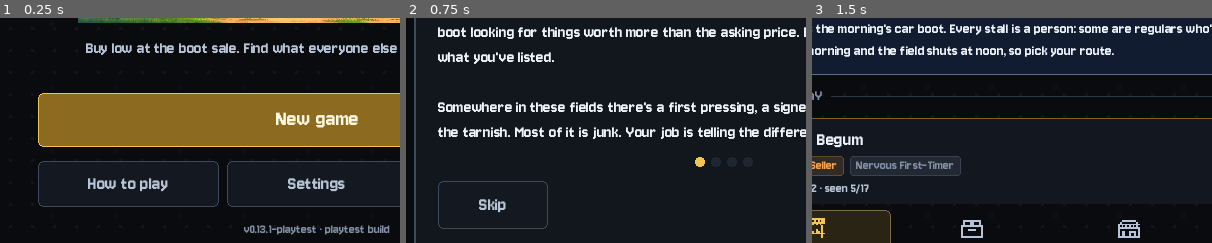
Above: before the commit, frames 1-3 (left to right).
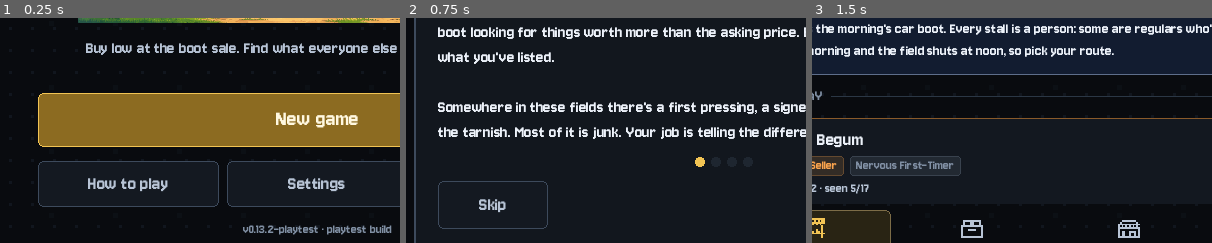
Above: after the commit, the same moments.

Repository: wmilburn1997-ai/car-boot-reseller
Game: Godot game, scene res://Main.tscn
The game is run twice, just before and just after one commit, with the same random seed, the same clock (stepped at 60 frames per second) and the same inputs. Sound files missing from this copy of the repository are replaced by a short silence.
Inputs:
- Up to frame 1 (0.25 s): no input
- Up to frame 2 (0.75 s): click "New game" at 0.5 s
- Up to frame 3 (1.5 s): click "Skip" at 1.25 s
The pictures show only the part of the screen within x 10-60%, y 43-93%; the shares and areas given below are measured in that part.

The runs differ from the first frame. In frame 1, 0.8% of the frame differs, in the area x 60-98%, y 92-97%; in frame 2, nothing differs; in frame 3, nothing differs.

Commit message:
0.13.2 Out of the way: click-through roll cards and toasts, slim roll bar docked in the sidebar (Auto/Full/Slim/Off), fewer PC toasts; web build
Co-Authored-By: Claude Opus 5.5 <noreply@anthropic.com>
Claude-Session: https://claude.ai/code/session_01QfAbhbYbcoMmN5b1o8qV2n

Diff:
--- a/main.gd
+++ b/main.gd
@@ -7,7 +7,7 @@
 var run_seed = 0
 var forced_run_seed = -1   # tools set this for reproducible runs
 
-const GAME_VERSION = "0.13.1-playtest"
+const GAME_VERSION = "0.13.2-playtest"
 const STARTING_CASH = 300.0
 const SAVE_PATH = "user://savegame.json"
 # Tools can point the game at another save file (CBR_SAVE=user://x.json) so parallel test runs don't collide.
@@ -3344,6 +3344,9 @@
 var fullscreen = false
 var show_rng_toasts = false
 var show_rolls = true
+# Roll cards: "auto" (the full key the first few times per kind, then slim), "full", "slim" or "off".
+var roll_mode = "auto"
+var roll_seen = {}
 
 func load_settings():
 	var cfg = ConfigFile.new()
@@ -3356,6 +3359,12 @@
 	fullscreen = to_bool(cfg.get_value("display", "fullscreen", false))
 	show_rng_toasts = to_bool(cfg.get_value("gameplay", "show_dice_popups", false))
 	show_rolls = to_bool(cfg.get_value("gameplay", "show_rolls", true))
+	roll_mode = str(cfg.get_value("gameplay", "roll_mode", "auto" if show_rolls else "off"))
+	if not roll_mode in ["auto", "full", "slim", "off"]:
+		roll_mode = "auto"
+	show_rolls = roll_mode != "off"
+	var rs = cfg.get_value("gameplay", "roll_seen", {})
+	roll_seen = rs if typeof(rs) == TYPE_DICTIONARY else {}
 	music_volume = float(cfg.get_value("audio", "music_volume", 0.5))
 	var ts = cfg.get_value("gameplay", "tips_seen", {})
 	tips_seen = ts if typeof(ts) == TYPE_DICTIONARY else {}
@@ -3369,6 +3378,8 @@
 	cfg.set_value("display", "fullscreen", fullscreen)
 	cfg.set_value("gameplay", "show_dice_popups", show_rng_toasts)
 	cfg.set_value("gameplay", "show_rolls", show_rolls)
+	cfg.set_value("gameplay", "roll_mode", roll_mode)
+	cfg.set_value("gameplay", "roll_seen", roll_seen)
 	cfg.set_value("gameplay", "tips_seen", tips_seen)
 	cfg.save(SETTINGS_PATH)
 
@@ -3504,6 +3515,12 @@
 	return "\n".join(lines)
 
 var patch_notes = [
+	{"version": "0.13.2: Out of the way", "notes": [
+		"Roll cards and notices never block a click: tap or click straight through them.",
+		"After the first few rolls of each kind, the card shrinks to a slim bar: zones, the number, one line of result. On PC it sits in the sidebar, clear of the stalls and the Buy button.",
+		"Settings → Roll cards: Auto, Full, Slim or Off.",
+		"Fewer, shorter notices on PC (two at a time).",
+	]},
 	{"version": "0.13.1: Rare rolls", "notes": [
 		"Every roll card now has a key: each zone of the bar is labelled with the roll you need and what it gets you, before the marker lands.",
 		"Rarer outcomes sit inside the hit zone. Research and deep research: under 10 is a Rare find (one extra hidden detail, or your fee back), under 2 is the Jackpot (everything, fee back).",
@@ -3860,7 +3877,15 @@
 	if sim_mode or ui == null or entries.size() == 0:
 		return
 	if show_rolls:
-		ui.roll_card(title, entries, text)
+		var slim = roll_mode == "slim"
+		if roll_mode == "auto":
+			# Learn it properly a few times, then it gets out of the way.
+			var n = int(roll_seen.get(title, 0))
+			slim = n >= 3
+			if n < 3:
+				roll_seen[title] = n + 1
+				save_settings()
+		ui.roll_card(title, entries, text, slim)
 	else:
 		add_toast(text, "info")
 
--- a/scripts/ui/scr_meta.gd
+++ b/scripts/ui/scr_meta.gd
@@ -371,9 +371,19 @@
 	v.add_child(toggle_row("Sound effects", g.sfx_enabled, func(on):
 		g.sfx_enabled = on
 		g.save_settings()))
-	v.add_child(toggle_row("Show the roll for every gamble", g.show_rolls, func(on):
-		g.show_rolls = on
-		g.save_settings()))
+	var rm = k.hbox(6)
+	var rml = k.label("Roll cards", "m", k.TEXT2)
+	k.expand(rml)
+	rm.add_child(rml)
+	for o in [["auto", "Auto"], ["full", "Full"], ["slim", "Slim"], ["off", "Off"]]:
+		var key = o[0]
+		rm.add_child(k.button(o[1], "tab_on" if g.roll_mode == key else "ghost", func():
+			g.roll_mode = key
+			g.show_rolls = key != "off"
+			g.save_settings()
+			g.call_deferred("_ui_rerender"), "", "s"))
+	v.add_child(rm)
+	v.add_child(k.label("Auto shows the full key the first few times you make each kind of roll, then a slim bar. Clicks always go straight through.", "xs", k.TEXT3, true))
 	v.add_child(toggle_row("Also list every dice roll as a toast", g.show_rng_toasts, func(on):
 		g.show_rng_toasts = on
 		g.save_settings()))
--- a/scripts/ui/ui_root.gd
+++ b/scripts/ui/ui_root.gd
@@ -872,9 +872,10 @@
 	r.custom_minimum_size = Vector2(0, 0)
 	h.add_child(r)
 	p.add_child(h)
-	p.gui_input.connect(_toast_input.bind(p))
+	# Toasts never take a click: tap straight through them.
+	ignore_mouse(p)
 	toast_box.add_child(p)
-	var maxn = 1 if mobile else 3
+	var maxn = 1 if mobile else 2
 	while toast_box.get_child_count() > maxn:
 		var old = toast_box.get_child(0)
 		toast_box.remove_child(old)
@@ -882,7 +883,7 @@
 	p.modulate = Color(1, 1, 1, 0)
 	var tw = p.create_tween()
 	tw.tween_property(p, "modulate", Color(1, 1, 1, 1), 0.15)
-	tw.tween_interval(3.2 if kind != "rng" else 2.2)
+	tw.tween_interval(2.8 if kind != "rng" else 2.0)
 	tw.tween_property(p, "modulate", Color(1, 1, 1, 0), 0.35)
 	tw.tween_callback(p.queue_free)
 
@@ -891,8 +892,26 @@
 		p.queue_free()
 
 # --- roll cards: the visible dice ------------------------------------------------------
-func position_rolls():
+func position_rolls(slim = false):
 	if roll_box == null:
+		return
+	roll_box.grow_vertical = Control.GROW_DIRECTION_END
+	if slim and not mobile and nav_box != null and is_instance_valid(nav_box) and hud_refs.has("goal_box") and is_instance_valid(hud_refs["goal_box"]):
+		# PC: the slim bar sits in the sidebar, just above the goal card, clear of the stalls and the Buy button.
+		var nr = nav_box.get_global_rect()
+		var gr = hud_refs["goal_box"].get_parent().get_global_rect()
+		var o = overlay.get_global_rect().position
+		var sc = overlay.get_global_transform().get_scale()
+		roll_box.anchor_left = 0.0
+		roll_box.anchor_right = 0.0
+		roll_box.anchor_top = 0.0
+		roll_box.anchor_bottom = 0.0
+		roll_box.offset_left = (nr.position.x - o.x) / sc.x
+		roll_box.offset_right = roll_box.offset_left + nr.size.x / sc.x
+		roll_box.offset_top = (gr.position.y - o.y) / sc.y - 8.0
+		roll_box.offset_bottom = roll_box.offset_top
+		roll_box.grow_vertical = Control.GROW_DIRECTION_BEGIN
+		roll_box.custom_minimum_size = Vector2(nr.size.x / sc.x, 0)
 		return
 	var w = (logical.x - 20.0) if mobile else 420.0
 	roll_box.anchor_left = 0.5
@@ -959,11 +978,141 @@
 		nodes[r[0]] = h
 	return [lv, nodes]
 
-func roll_card(title, entries, text):
+func ignore_mouse(n):
+	# Every node in a roll card lets clicks through to the game underneath.
+	if n is Control:
+		n.mouse_filter = Control.MOUSE_FILTER_IGNORE
+	for c in n.get_children():
+		ignore_mouse(c)
+
+func clear_rolls():
 	if roll_box == null or not is_instance_valid(roll_box):
 		return
+	for c in roll_box.get_children():
+		roll_box.remove_child(c)
+		c.queue_free()
+
+func roll_card_slim(title, entries, text):
+	# The quiet version for busy play: one thin bar per roll, the number, a line of result. Never blocks a click.
+	clear_rolls()
+	position_rolls(true)
+	# The screen rebuilds after the action; place the bar once the new sidebar has its size.
+	g.get_tree().process_frame.connect(func(): position_rolls(true), CONNECT_ONE_SHOT)
+	g.get_tree().create_timer(0.05).timeout.connect(func(): position_rolls(true))
+	var cw = roll_box.custom_minimum_size.x
+	var p = PanelContainer.new()
+	var st = k.sbox(Color(0.05, 0.065, 0.09, 0.93), k.LINE2, 8, 1, 8)
+	st.shadow_color = Color(0, 0, 0, 0.4)
+	st.shadow_size = 6
+	p.add_theme_stylebox_override("panel", st)
+	p.mouse_filter = Control.MOUSE_FILTER_IGNORE
+	var v = k.vbox(4)
+	v.mouse_filter = Control.MOUSE_FILTER_IGNORE
+	p.add_child(v)
+	var many = entries.size() >= 4
+	var bar_h = 6.0 if many else 10.0
+	var label_w = 52.0 if entries.size() > 1 else 0.0
+	var bar_w = cw - 18.0 - label_w - (6.0 if label_w > 0.0 else 0.0)
+	var delay = 0.0
+	var best_special = false
+	var head = k.hbox(6)
+	head.add_child(k.label(str(title), "xs", k.GOLD))
+	var hr = k.label("", "xs", k.TEXT2)
+	hr.horizontal_alignment = HORIZONTAL_ALIGNMENT_RIGHT
+	k.expand(hr)
+	head.add_child(hr)
+	v.add_child(head)
+	if entries.size() == 1:
+		hr.text = "%s%% to hit" % g.luck.pct_text(float(entries[0]["chance"]))
+	for e in entries:
+		var row = k.hbox(6)
+		row.mouse_filter = Control.MOUSE_FILTER_IGNORE
+		if label_w > 0.0:
+			var nl = k.label(str(e.get("label", "")), "xs", k.TEXT3)
+			nl.custom_minimum_size = Vector2(label_w, 0)
+			nl.clip_text = true
+			row.add_child(nl)
+		var bar = Control.new()
+		bar.custom_minimum_size = Vector2(bar_w, bar_h)
+		bar.size_flags_vertical = Control.SIZE_SHRINK_CENTER
+		bar.mouse_filter = Control.MOUSE_FILTER_IGNORE
+		var bg = ColorRect.new()
+		bg.color = ROLL_MISS
+		bg.size = Vector2(bar_w, bar_h)
+		bg.mouse_filter = Control.MOUSE_FILTER_IGNORE
+		bar.add_child(bg)
+		var bands = roll_bands(e)
+		var lo = 0.0
+		for b in bands:
+			var up = clamp(float(b[1]), 0.0, 1.0)
+			if up <= lo:
+				continue
+			var z = ColorRect.new()
+			z.color = band_color(b[2]).darkened(0.3)
+			z.position = Vector2(bar_w * lo, 0)
+			z.size = Vector2(max(3.0, bar_w * (up - lo)), bar_h)
+			z.mouse_filter = Control.MOUSE_FILTER_IGNORE
+			bar.add_child(z)
+			lo = up
+		var marker = ColorRect.new()
+		marker.color = Color(1, 1, 1)
+		marker.size = Vector2(2, bar_h + 4)
+		marker.position = Vector2(0, -2)
+		marker.mouse_filter = Control.MOUSE_FILTER_IGNORE
+		bar.add_child(marker)
+		row.add_child(bar)
+		v.add_child(row)
+		var hit = e["hit"]
+		var band = g.luck.band_of(e["roll"], bands) if hit else null
+		var col = band_color(band[2]) if band != null else k.RED
+		var special = band != null and str(band[2]) in ["gold", "purple"] and bands.size() > 1
+		if special:
+			best_special = true
+		var word = (("HIT" if e.get("bands", []).size() == 0 else str(band[0]).to_upper()) if hit else "MISS")
+		var rv = g.luck.roll_text(e["roll"])
+		var final_x = clamp(bar_w * float(e["roll"]), 0.0, bar_w - 2.0)
+		var tw = marker.create_tween()
+		tw.tween_interval(delay)
+		tw.tween_property(marker, "position:x", bar_w * 0.85, 0.18).set_trans(Tween.TRANS_SINE)
+		tw.tween_property(marker, "position:x", final_x, 0.32).set_trans(Tween.TRANS_QUART).set_ease(Tween.EASE_OUT)
+		var single = entries.size() == 1
+		tw.tween_callback(func():
+			if not is_instance_valid(marker):
+				return
+			marker.color = col.lightened(0.3)
+			if single and is_instance_valid(hr):
+				hr.text = "%s · %s" % [rv, word]
+				hr.add_theme_color_override("font_color", col))
+		delay += 0.1 if many else 0.2
+	var res = k.label(str(text), "xs", k.TEXT, true)
+	res.modulate = Color(1, 1, 1, 0)
+	v.add_child(res)
+	ignore_mouse(p)
+	roll_box.add_child(p)
+	p.modulate = Color(1, 1, 1, 0)
+	var ftw = p.create_tween()
+	ftw.tween_property(p, "modulate", Color(1, 1, 1, 1), 0.08)
+	ftw.tween_interval(delay + 0.5)
+	ftw.tween_callback(func():
+		if is_instance_valid(res):
+			res.modulate = Color(1, 1, 1, 1)
+		var any_hit = false
+		for e2 in entries:
+			if e2["hit"]:
+				any_hit = true
+		g.play_sfx(("rare" if best_special else "coin") if any_hit else "fail"))
+	ftw.tween_interval(2.6 if not best_special else 3.6)
+	ftw.tween_property(p, "modulate", Color(1, 1, 1, 0), 0.3)
+	ftw.tween_callback(p.queue_free)
+
+func roll_card(title, entries, text, slim = false):
+	if roll_box == null or not is_instance_valid(roll_box):
+		return
+	if slim:
+		roll_card_slim(title, entries, text)
+		return
 	position_rolls()
-	while roll_box.get_child_count() >= 2:
+	while roll_box.get_child_count() >= 1:
 		var old = roll_box.get_child(0)
 		roll_box.remove_child(old)
 		old.queue_free()
@@ -973,8 +1122,8 @@
 	st.shadow_color = Color(0, 0, 0, 0.5)
 	st.shadow_size = 12
 	p.add_theme_stylebox_override("panel", st)
-	p.mouse_filter = Control.MOUSE_FILTER_STOP
-	p.gui_input.connect(_toast_input.bind(p))
+	# Clicks go straight through: the card never gets between you and the next buy.
+	p.mouse_filter = Control.MOUSE_FILTER_IGNORE
 	var v = k.vbox(8)
 	p.add_child(v)
 	var th = k.hbox(8)
@@ -1131,6 +1280,7 @@
 		v.add_child(shared_legend[0])
 		legend_rows += shared_legend[1].size()
 	v.add_child(result_lbl)
+	ignore_mouse(p)
 	roll_box.add_child(p)
 	p.modulate = Color(1, 1, 1, 0)
 	var ftw = p.create_tween()
Not shown, changed: CHANGELOG.md
Not shown, changed: docs/index.html
Not shown, changed: docs/index.pck
